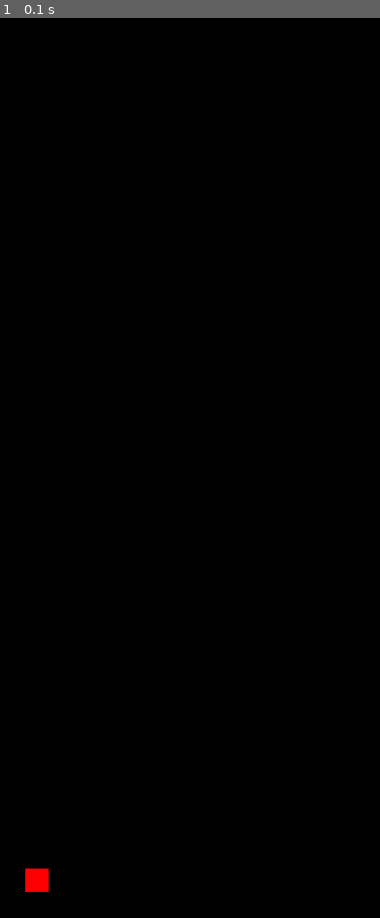
Above: before the commit, frame 1.
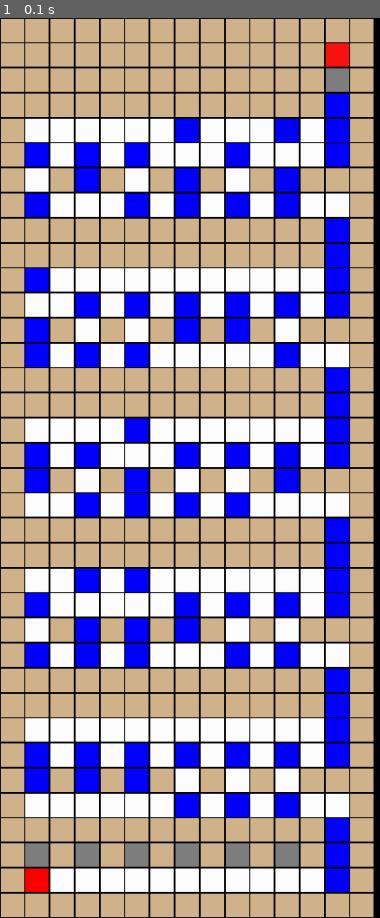
Above: after the commit, the same moment.

Repository: KirbyG/np-gravity-arcade
Game: pygame game, started from np-gravity.py
Same seed, same stepped clock (60 frames per second), same inputs: the game is played once before the commit and once after it.
Inputs:
- Up to frame 1 (0.1 s): no input

The runs differ from the first frame. In frame 1, 92% of the frame differs, in the area x 0-99%, y 0-100%.

Commit message:
re-establish level render functionality

Diff:
--- a/np-gravity.py
+++ b/np-gravity.py
@@ -55,8 +55,8 @@
     # draw blocks from the game grid if they are in the updated zone
     start = 0
     end = 1
-    for row in range(game.altered_rows[start], game.altered_rows[end]):
-        for col in range(game.altered_cols[start], game.altered_rows[end]):
+    for row in range(game.altered_rows[start], game.altered_rows[end] + 1):
+        for col in range(game.altered_cols[start], game.altered_cols[end] + 1):
             rectangles.append(pygame.draw.rect(
                 screen, game.grid[row][col].color, grid_to_px(row, col)))
 
@@ -66,7 +66,8 @@
 
     pygame.display.update(rectangles)  # update the changed areas
     # reset bounds to indicate drawing is complete
-    game.altered_rows = game.altered_cols = [0, 0]
+    game.altered_rows = [0, 0]
+    game.altered_cols = [0, 0]
 
 
 # ----- Main program code begins here -----
@@ -87,9 +88,7 @@
 # create game instance of the correct type
 puzzle = Puzzle(raw_input)
 game = Megalit(Puzzle(raw_input)) if args.megalit else Popils(puzzle)
-'''print(repr(game))
-print(repr(puzzle))
-print(raw_input)'''
+print(repr(game))
 # create render surface and game clock, set window title
 screen, clock = init_pygame(
     'Megalit Reduction' if args.megalit else 'Popils Reduction')
--- a/popils.py
+++ b/popils.py
@@ -19,6 +19,8 @@
         self.puzzle = puzzle
         self.player = Player([1, 1])
         super().__init__(puzzle)
+        self.altered_rows = [0, self.num_rows - 1]
+        self.altered_cols = [0, self.num_cols - 1]
 
     def reduce(self, puzzle):
         # set dimensions of grid
@@ -98,7 +100,6 @@
     # reduce helper function: place a part of a gadget corresponding to the state of 1 variable
     def place_sub_gadget(self, grid, var_state, bottom_row, col):
         for i in range(SUB_GADGET_HEIGHT):
-            print(var_state + 1, i)
             grid[bottom_row + i][col] = Block(SUB_GADGETS[var_state + 1][i])
 
     # compute the popils-specific solving move sequence for the given 3SAT instance
--- a/puzzle.py
+++ b/puzzle.py
@@ -36,7 +36,6 @@
             print(
                 "WARNING: Malformed input. Default 3SAT instance has been used instead.")
             array_form = [int(el) for el in str.split(DEFAULT_3SAT)]
-        print(array_form)
 
         # Truncate input if there are variables that don't form a full clause
         extra_inputs = len(array_form) % VARS_PER_CLAUSE
@@ -48,7 +47,6 @@
         # 2D representation of 3SAT problem (clauses contain vars)
         nested_form = [[array_form[VARS_PER_CLAUSE * i + j]
                         for j in range(VARS_PER_CLAUSE)] for i in range(int(len(array_form) / VARS_PER_CLAUSE))]
-        print(nested_form)
         return self.convertToReducedForm(array_form, nested_form)
 
     def convertToReducedForm(self, array_form, nested_form):
